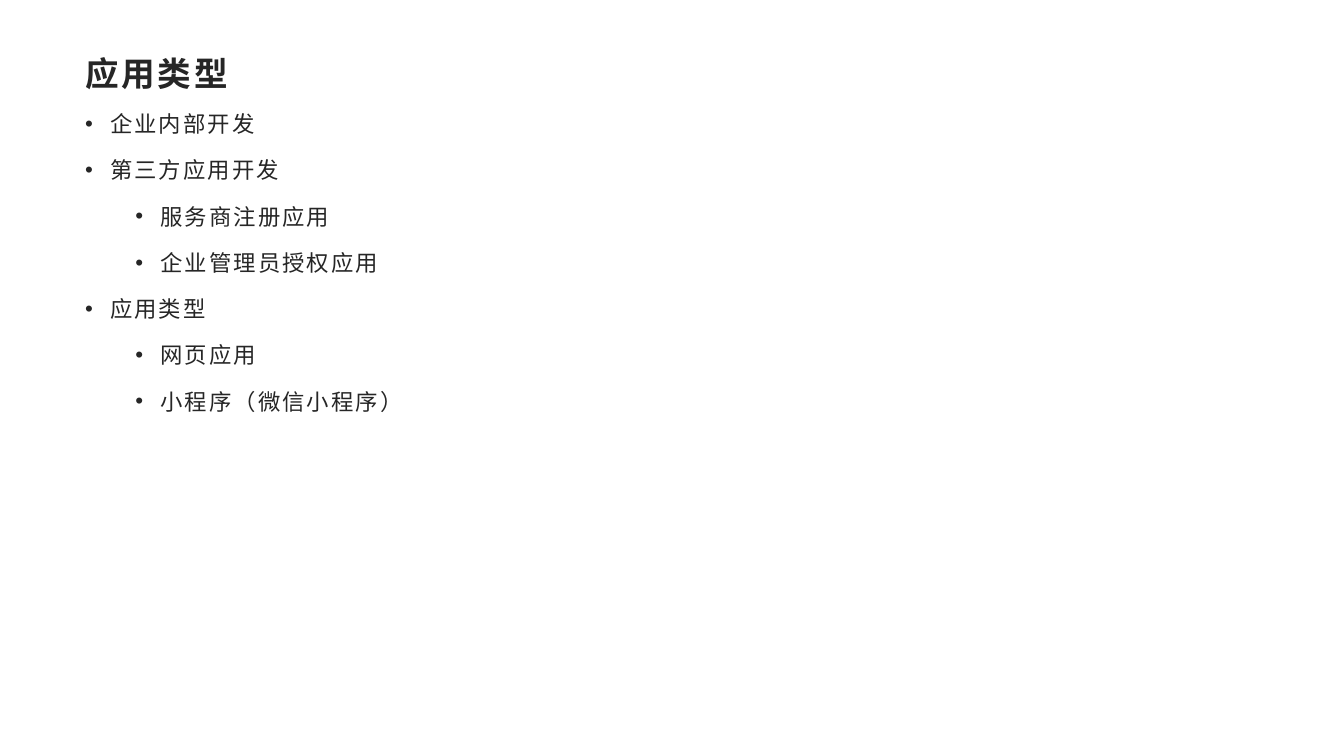
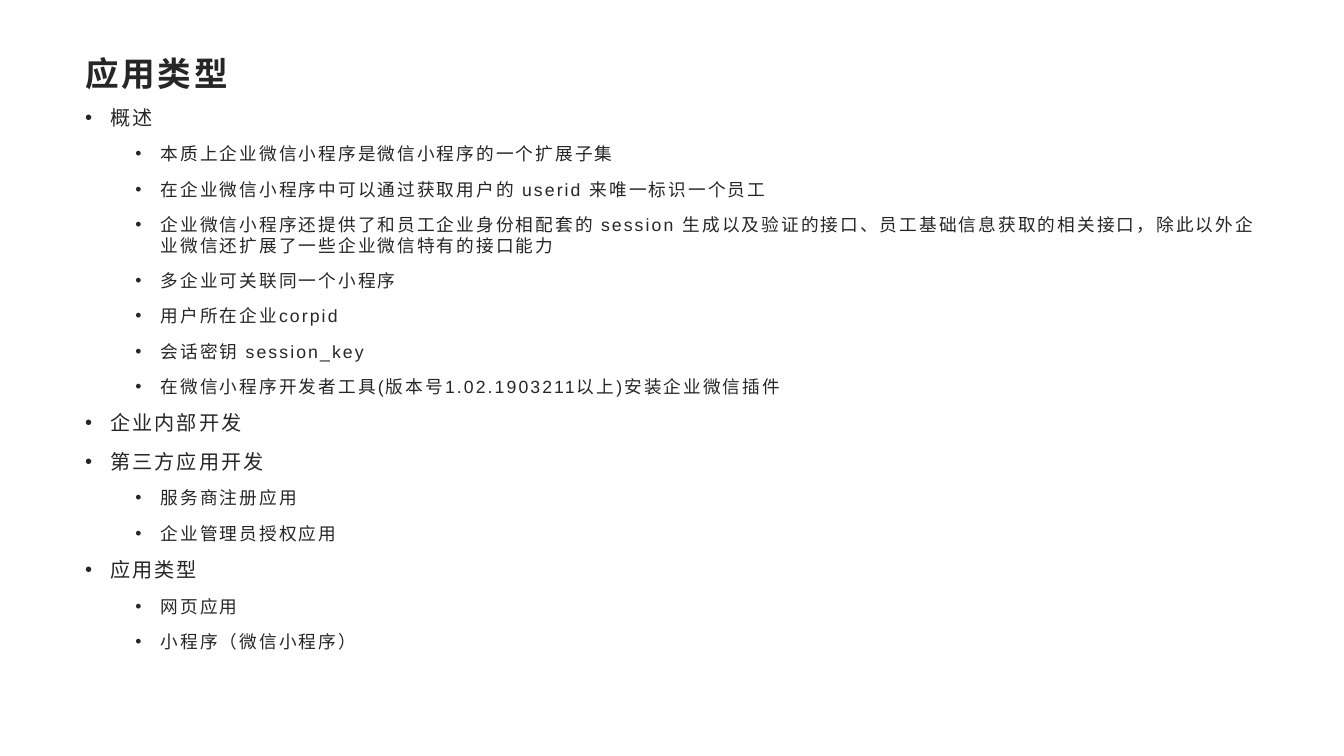
Before and after one commit to Sparks-Lu/TechNotes, a slide deck: slide 3 of Web/WeixinWork-Notes.pptx. Drawn at 1344x756 pixels with LibreOffice and Linux fonts; fonts in the diff are those of the drawing; background and template pictures are left out. Boxes give left, top, right and bottom in pixels: in the first picture for what was removed or moved away, otherwise in the second. Text is boxed around its words. In the diff, an @@ line names an element or a change of style, - is before the commit and + after.

```diff
--- a/Web/WeixinWork-Notes.pptx
+++ b/Web/WeixinWork-Notes.pptx
@@ text at bbox=[110, 108, 1253, 395]: paragraphs added @@
+• 概述
+  • 本质上企业微信小程序是微信小程序的一个扩展子集
+  • 在企业微信小程序中可以通过获取用户的 userid 来唯一标识一个员工
+  • 企业微信小程序还提供了和员工企业身份相配套的 session 生成以及验证的接口、员工基础信息获取的相关接口，除此以外企业微信还扩展了一些企业微信特有的接口能力
+  • 多企业可关联同一个小程序
+  • 用户所在企业corpid
+  • 会话密钥 session_key
+  • 在微信小程序开发者工具(版本号1.02.1903211以上)安装企业微信插件
@@ text at bbox=[110, 413, 356, 650]: size 16 to 14.4 pt in "企业内部开发", "第三方应用开发", "应用类型"; size 16 to 12.6 pt in "服务商注册应用", "企业管理员授权应用", "网页应用", "小程序（微信小程序）"; line spacing 1.2 to 1 @@
```
Also in this commit, not shown: 1 other slide changed, 7 slides added, 14 other files.
